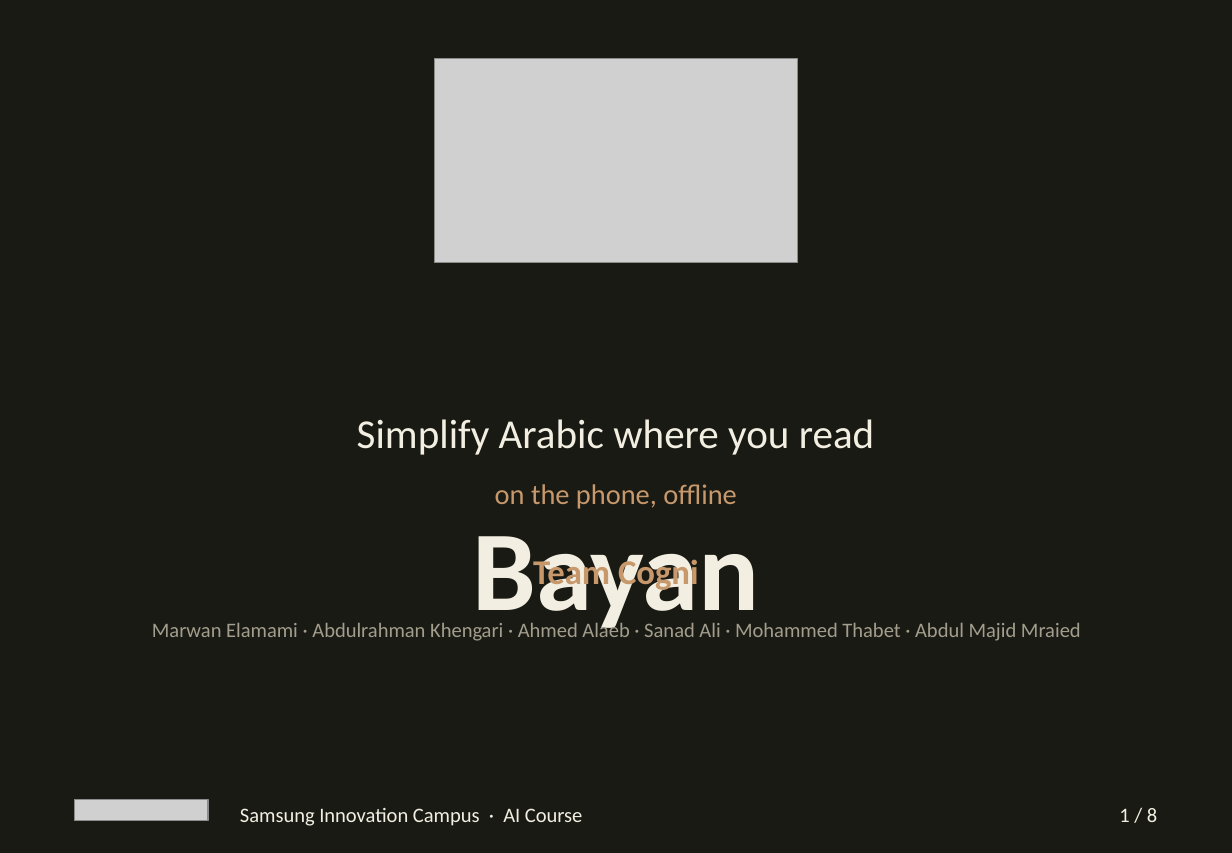
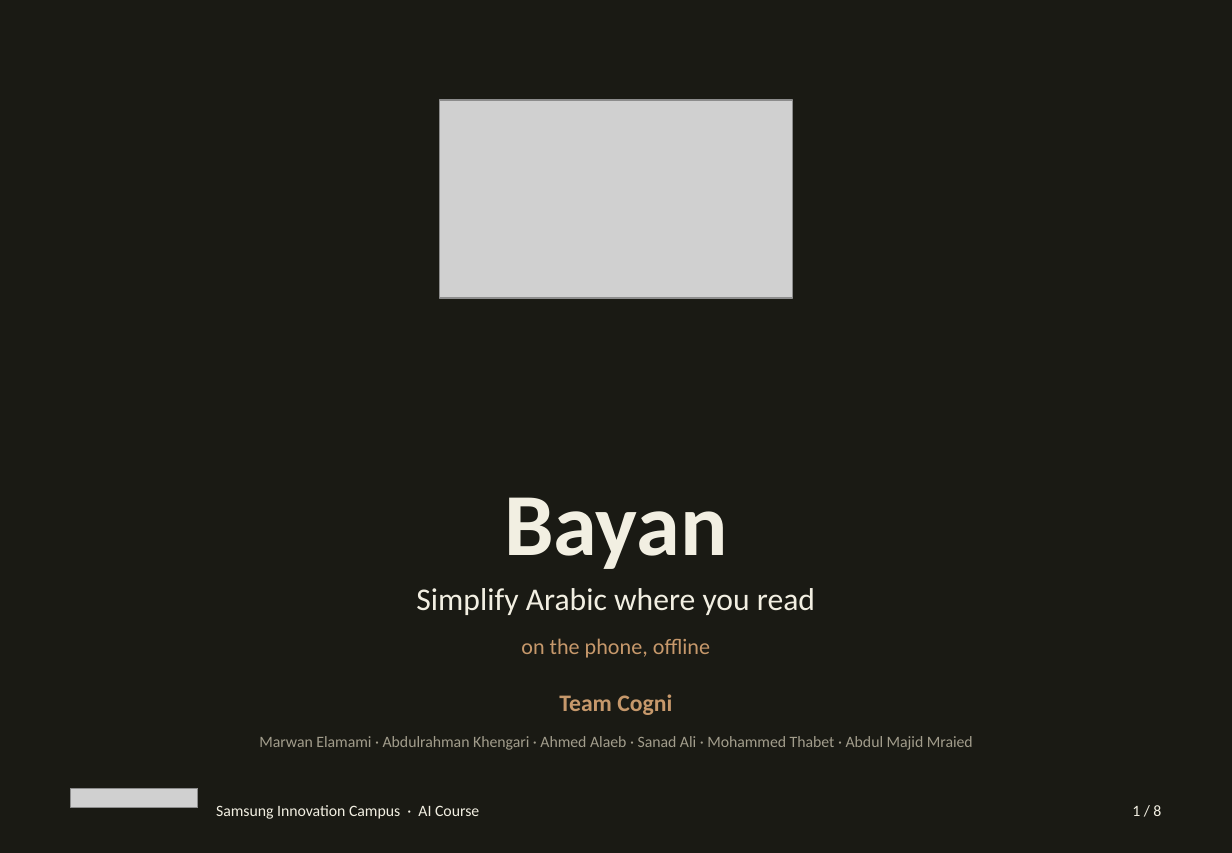
Before and after one commit to Cogni-Libya/Bayan, a slide deck: slide 1 of deliverables/04_presentation/Bayan_Submission.pptx. Drawn at 1232x853 pixels with LibreOffice and Linux fonts; fonts in the diff are those of the drawing; grey boxes stand for pictures. Boxes give left, top, right and bottom in pixels: in the first picture for what was removed or moved away, otherwise in the second. Text is boxed around its words. In the diff, an @@ line names an element or a change of style, - is before the commit and + after.

```diff
--- a/deliverables/04_presentation/Bayan_Submission.pptx
+++ b/deliverables/04_presentation/Bayan_Submission.pptx
@@ picture: place and size @@
-picture at box(435, 59, 797, 263)
+picture at box(440, 100, 793, 298)
@@ text "Bayan": place and size @@
-text "Bayan" at box(472, 536, 759, 637)
+text "Bayan" at box(504, 497, 727, 569)
@@ text "Bayan" at box(504, 497, 727, 569): size 72 to 56 pt @@
@@ text "Simplify Arabic where you read": place and size @@
-text "Simplify Arabic where you read" at box(357, 419, 874, 455)
+text "Simplify Arabic where you read" at box(416, 588, 815, 615)
@@ text "Simplify Arabic where you read" at box(416, 588, 815, 615): size 26 to 20 pt @@
@@ text "on the phone, offline": place and size @@
-text "on the phone, offline" at box(495, 484, 736, 509)
+text "on the phone, offline" at box(521, 638, 710, 658)
@@ text "on the phone, offline" at box(521, 638, 710, 658): size 18 to 14 pt @@
@@ text "Team Cogni": place and size @@
-text "Team Cogni" at box(533, 555, 699, 592)
+text "Team Cogni" at box(559, 694, 672, 715)
@@ text "Team Cogni" at box(559, 694, 672, 715): size 22 to 15 pt @@
@@ size 13 to 10 pt in 3 elements at box(1132, 805, 1161, 816), box(216, 805, 479, 819), box(259, 736, 973, 750) @@
@@ text "Marwan Elamami · Abdulrahman Khengari ...": place and size @@
-text "Marwan Elamami · Abdulrahman Khengari ..." at box(152, 620, 1081, 641)
+text "Marwan Elamami · Abdulrahman Khengari ..." at box(259, 736, 973, 750)
@@ picture: place and size @@
-picture at box(75, 800, 208, 820)
+picture at box(71, 788, 198, 808)
@@ text "Samsung Innovation Campus · AI ...": place and size @@
-text "Samsung Innovation Campus · AI ..." at box(240, 808, 583, 826)
+text "Samsung Innovation Campus · AI ..." at box(216, 805, 479, 819)
```
Also in this commit, not shown: 7 other slides changed, 12 slides added, 2 other files.
